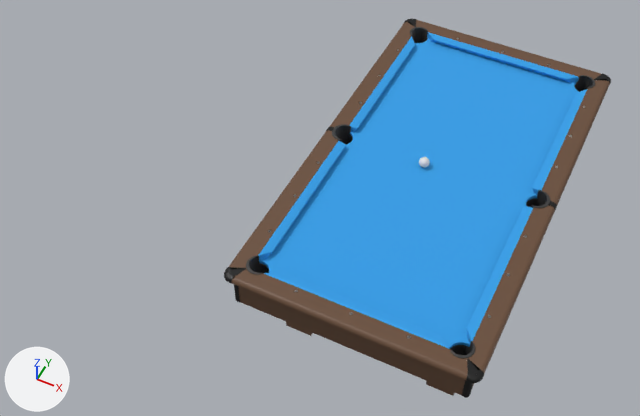
An edit to the glTF model models/table/table_default.glb, drawn before and after from the same camera.
The view is the same before and after, from a camera (50 mm lens) standing at (1.42, -2.24, 3.39) and looking at (-0.14, 0.87, -0.49). Arrows for +X, +Y and +Z are at lower left; the lights stay in place. Where no turn or scale is listed for an object, it has been applied to the vertices.

Script lines for the objects in view, before the commit:
```python
mat_cloth = principled_material('cloth')
mat_cloth.base_color = (0.0341, 0.343, 0.8)  # blue #349ee7
mat_cloth.roughness = 1.0
me_cube = bpy.data.meshes.new('Cube')
me_cube.from_pydata(...)  # 1352 vertices, 2688 faces; spans x -0.06..1.03, y 0.02..1.95, z 0.04..0.08
me_cube.materials.append(mat_cloth)  # blue #349ee7
me_cube_001 = bpy.data.meshes.new('Cube.001')
me_cube_001.from_pydata(...)  # 978 vertices, 1952 faces; spans x -0.55..0.55, y -1.04..1.04, z -0.01..0.01
me_cube_001.materials.append(mat_cloth)  # blue #349ee7
me_cube_002 = bpy.data.meshes.new('Cube.002')
me_cube_002.from_pydata(...)  # 648 vertices, 1288 faces; spans x -1.0..-0.06, y 0.38..2.46, z 0.04..0.08
me_cube_002.materials.append(mat_cloth)  # blue #349ee7
me_cylinder_007 = bpy.data.meshes.new('Cylinder.007')
me_cylinder_007.from_pydata(...)  # 964 vertices, 1920 faces; spans x -0.074..1.148, y -0.065..0.065, z -0.089..0.06
me_cylinder_007.materials.append(mat_pocket)  # black #363636
me_sphere = bpy.data.meshes.new('Sphere')
me_sphere.from_pydata(...)  # a UV sphere (32 segments, 16 rings, poles along z) spanning x -0.0286..0.0286, y -0.0286..0.0285, z -0.0286..0.0286
ob_ball_reference = bpy.data.objects.new('ball_reference', me_sphere)
ob_ball_reference.location = (0.424, 0.986, 0.034)
ob_cushion_long = bpy.data.objects.new('cushion_long', me_cube)
ob_cushion_long.location = (0.008, 0.003, -0.04)
ob_cushion_short = bpy.data.objects.new('cushion_short', me_cube_002)
ob_cushion_short.location = (1.026, -0.429, -0.04)
ob_pocket_side_holder = bpy.data.objects.new('pocket_side_holder', me_cylinder_007)
ob_pocket_side_holder.location = (-0.042, 0.992, -0.012)
ob_slate = bpy.data.objects.new('slate', me_cube_001)
ob_slate.location = (0.495, 0.991, -0.005)
# also in view: 'bevel_1' at (0.5, 0.99, 0.03); 'pocket_corner_holder' at (0.5, 0.99, -0.03); 'frame' at (0.5, 0.99, -0.07)
```
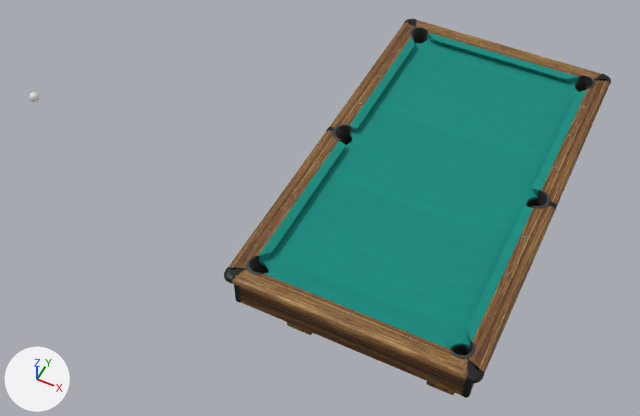
Where the newer file only moved an object's origin or applied its transform, the numbers keep the older frame.

Changed parts and their boxes [x1, y1, x2, y2] in the pictures (640 x 416 px):
```json
{"object": "slate", "change": "surface changed, moved", "before": [259, 38, 579, 349], "after": [259, 39, 578, 349]}
{"object": "cushion_long", "change": "surface changed", "before": [259, 36, 587, 344], "after": [259, 36, 587, 344], "on screen": "blue to cyan"}
{"object": "cushion_short", "change": "surface changed", "before": [264, 32, 579, 349], "after": [264, 32, 579, 349], "on screen": "blue to cyan"}
{"object": "ball_reference", "change": "moved", "before": [419, 157, 430, 168], "after": [29, 92, 39, 102]}
```

The change, as JSON lines over the scene's bpy script:
```json
{"op": "add", "block": "img_cloth_aquamarine", "code": ["img_cloth_aquamarine = load_image('cloth_aquamarine', '_unpacked/cloth_aquamarine', 1226, 1227, 'sRGB')"]}
{"op": "remove", "block": "mat_cloth", "code": "mat_cloth.base_color = (0.0341, 0.343, 0.8)  # blue #349ee7"}
{"op": "add", "block": "mat_cloth", "code": "mat_cloth.texture = img_cloth_aquamarine"}
{"op": "set", "path": "ob_slate.location", "old": "(0.495, 0.991, -0.005)", "new": "(0.495, 0.991, -0.01)"}
{"op": "set", "path": "ob_ball_reference.location", "old": "(0.424, 0.986, 0.034)", "new": "(-1.763, 0.479, 0.033)"}
```
